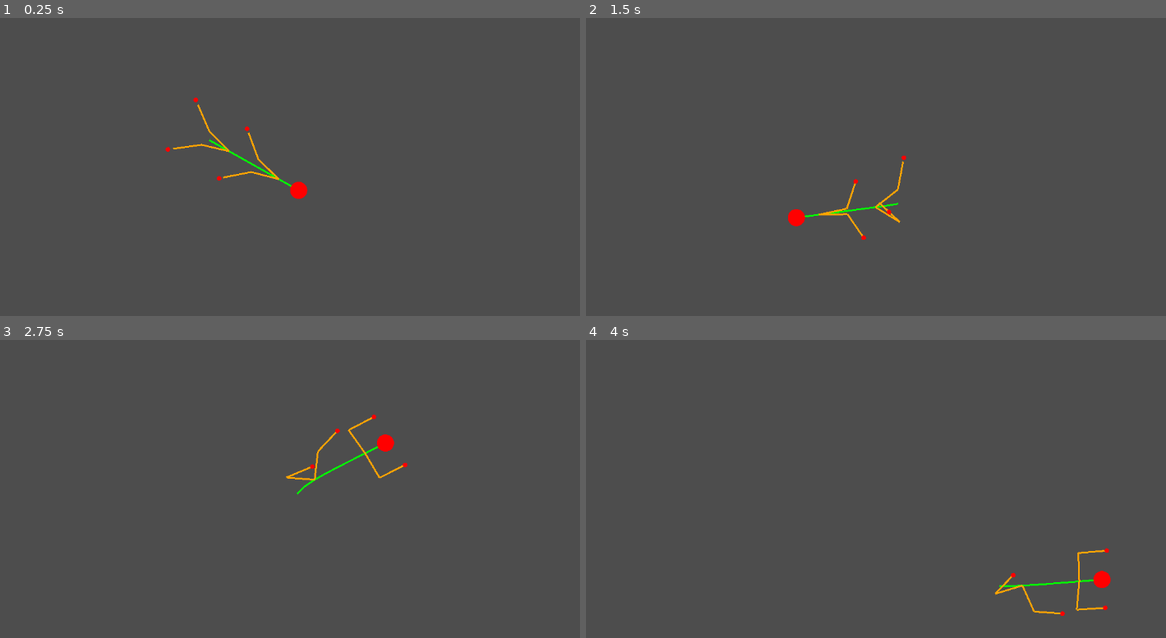
Above: before the commit, frames 1-4 (two rows, left to right).
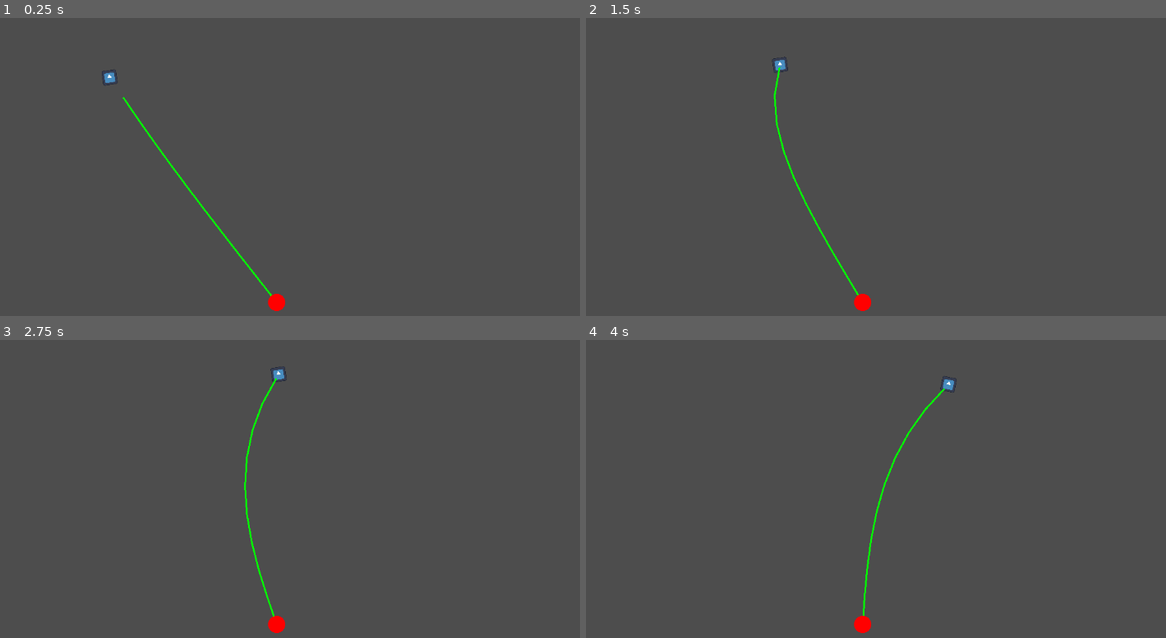
Above: after the commit, the same moments.

Repository: andypandy31/Procedual_Animation_Learning
Game: Godot game, scene res://main.tscn
The game is run twice, just before and just after one commit, with the same random seed, the same clock (stepped at 60 frames per second) and the same inputs. The engine's default icon, where the game draws it, is replaced by a stand-in: a white triangle on a blue panel in a dark square.
Inputs (mouse positions are in pixels of both pictures, inside the frame that each line leads up to):
- Up to frame 1 (0.25 s): no input
- Up to frame 2 (1.5 s): move the mouse to (1050, 184) at 0.52 s; move the mouse to (777, 220) at 1.27 s
- Up to frame 3 (2.75 s): move the mouse to (382, 444) at 2.02 s
- Up to frame 4 (4 s): move the mouse to (876, 599) at 2.77 s; move the mouse to (1102, 578) at 3.52 s

The runs differ from the first frame. In frame 1, 1.1% of the frame differs, in the area x 17-53%, y 17-99%; in frame 2, 1.1%; in frame 3, 1.1%; in frame 4, 1.1%.

Commit message:
Attempt_self_one_complete

Diff:
--- a/main.tscn
+++ b/main.tscn
@@ -1,7 +1,10 @@
-[gd_scene load_steps=2 format=3 uid="uid://rnyilkdff7y"]
+[gd_scene load_steps=3 format=3 uid="uid://rnyilkdff7y"]
 
-[ext_resource type="PackedScene" uid="uid://dqj36ulxnt8jl" path="res://snake.tscn" id="1_3tkyb"]
+[ext_resource type="PackedScene" uid="uid://bdn4elcc4b7aj" path="res://self_attempt_one/traget_path.tscn" id="1_l3r42"]
+[ext_resource type="PackedScene" uid="uid://ddaky32cvt5mn" path="res://self_attempt_one/IK_arm.tscn" id="2_wsiyg"]
 
 [node name="Main" type="Node2D"]
 
-[node name="Snake" parent="." instance=ExtResource("1_3tkyb")]
+[node name="Traget_Path" parent="." instance=ExtResource("1_l3r42")]
+
+[node name="IkArm" parent="." instance=ExtResource("2_wsiyg")]
--- /dev/null
+++ b/self_attempt_one/IK_arm.tscn
@@ -0,0 +1,6 @@
+[gd_scene load_steps=2 format=3 uid="uid://ddaky32cvt5mn"]
+
+[ext_resource type="Script" path="res://self_attempt_one/ik_arm.gd" id="1_25nt2"]
+
+[node name="IkArm" type="Node2D"]
+script = ExtResource("1_25nt2")
--- /dev/null
+++ b/self_attempt_one/ik_arm.gd
@@ -0,0 +1,57 @@
+extends Node2D
+
+@export var number_joints : int = 10
+@export var joint_length : int = 50
+@export var root : Vector2 = Vector2(500,500)
+@export var holder : int
+@export var head_follow_speed : int = 5
+
+@onready var target := get_node_or_null("../Traget_Path/Target_PathFollow") as PathFollow2D
+
+var joints : Array[Vector2] = []
+
+
+# Called when the node enters the scene tree for the first time.
+func _ready() -> void:
+	joint_creation()
+
+func joint_creation():
+	joints.clear()
+	for i in range(number_joints):
+		joints.append(root)
+
+# Called every frame. 'delta' is the elapsed time since the previous frame.
+func _process(delta: float) -> void:
+	#test_update(get_global_mouse_position(), delta)
+	update_joints(joints, target.global_position)
+	queue_redraw()
+
+
+func test_update(target: Vector2, delta: float):
+	joints[0] = joints[0].lerp(target, head_follow_speed * delta)
+
+	for i in range(1, joints.size()):
+		var dir := (joints[i] - joints[i - 1]).normalized()
+		joints[i] = joints[i - 1] + dir * joint_length
+
+func update_joints(joints: Array[Vector2], target: Vector2,):
+	var count := joints.size()
+
+	# Forward pass (end effector -> root)
+	joints[count - 1] = target
+	for i in range(count - 2, -1, -1):
+		var dir := (joints[i] - joints[i + 1]).normalized()
+		joints[i] = joints[i + 1] + dir * joint_length
+
+	# Backward pass (root -> end effector)
+	joints[0] = root
+	for i in range(1, count):
+		var dir := (joints[i] - joints[i - 1]).normalized()
+		joints[i] = joints[i - 1] + dir * joint_length
+
+func _draw():
+	# Draw spine
+	for i in range(joints.size() - 1):
+		draw_line(joints[i], joints[i + 1], Color.GREEN, 3)
+
+	draw_circle(joints[0], 15, Color.RED)
--- /dev/null
+++ b/self_attempt_one/target_path_follow.gd
@@ -0,0 +1,11 @@
+extends PathFollow2D
+
+
+# Called when the node enters the scene tree for the first time.
+func _ready() -> void:
+	pass # Replace with function body.
+
+
+# Called every frame. 'delta' is the elapsed time since the previous frame.
+func _process(delta: float) -> void:
+	progress += 2
--- /dev/null
+++ b/self_attempt_one/traget_path.tscn
@@ -0,0 +1,23 @@
+[gd_scene load_steps=4 format=3 uid="uid://bdn4elcc4b7aj"]
+
+[ext_resource type="Script" path="res://self_attempt_one/target_path_follow.gd" id="1_pjojv"]
+[ext_resource type="Texture2D" uid="uid://jc7sgyfs2ax8" path="res://icon.svg" id="2_o0mky"]
+
+[sub_resource type="Curve2D" id="Curve2D_i6ry8"]
+_data = {
+"points": PackedVector2Array(0, 0, 0, 0, 177, 109, 0, 0, 0, 0, 540, 55, 0, 0, 0, 0, 877, 125, 0, 0, 0, 0, 1014, 392, 0, 0, 0, 0, 772, 224, 0, 0, 0, 0, 581, 342, 0, 0, 0, 0, 585, 509, 0, 0, 0, 0, 228, 446, 0, 0, 0, 0, 94, 226, 0, 0, 0, 0, 177, 109)
+}
+point_count = 10
+
+[node name="Traget_Path" type="Path2D"]
+curve = SubResource("Curve2D_i6ry8")
+
+[node name="Target_PathFollow" type="PathFollow2D" parent="."]
+unique_name_in_owner = true
+position = Vector2(177, 109)
+rotation = -0.147677
+script = ExtResource("1_pjojv")
+
+[node name="Sprite2D" type="Sprite2D" parent="Target_PathFollow"]
+scale = Vector2(0.2, 0.2)
+texture = ExtResource("2_o0mky")
--- a/snake.gd
+++ b/test_bed_versions/snake.gd
@@ -1,12 +1,12 @@
 extends Node2D
 
-@export var spine_segment_count := 10
+@export var spine_segment_count := 15
 @export var spine_segment_length := 20.0
 
 @export var arm_segment_count := 3
-@export var arm_segment_length := 50
+@export var arm_segment_length := 20
 
-@export var arm_max_distance := 140.0
+@export var arm_max_distance := 100.0
 @export var head_follow_speed := 10.0
 
 const gait_period : float = 0.8
@@ -49,11 +49,12 @@
 func init_arms():
 	arms.clear()
 
-	arms.append(create_arm(2, -2.8, -3.5, 0)) # Front left
-	arms.append(create_arm(2, 2.8, -3.5, 0.5)) # Front right
-	arms.append(create_arm(7, 2.8, -3.5, 0.5)) # Back left
-	arms.append(create_arm(7, -2.8, -3.5, 0)) # Back right
-
+	arms.append(create_arm(2, -2, -1.5, 0)) # Front left
+	arms.append(create_arm(2, 2, -1.5, 0.5)) # Front right
+	arms.append(create_arm(7, 2, -1.5, 0.5)) # Back left
+	arms.append(create_arm(7, -2, -1.5, 0)) # Back right
+	arms.append(create_arm(13, 2, -1.5, 0.5)) # Back left
+	arms.append(create_arm(13, -2, -1.5, 0)) # Back right
 
 func create_arm(root_index: int, side: int, forward: float, phase : float) -> Arm:
 	var arm := Arm.new()
@@ -109,7 +110,7 @@
 	if arm.step_time < 1.0:
 		arm.step_time += delta * 7
 		arm.step_time = min(arm.step_time, 1.0)
-		arm.desired = arm.step_start.lerp(arm.step_target, arm.step_time)
+		arm.desired = arm.step_start.lerp(arm.step_target, arm.step_time * 1.2)
 
 func get_spine_direction(index: int) -> Vector2:
 	if index == 0:
@@ -124,7 +125,6 @@
 		spine[i] = spine[i - 1] + dir * spine_segment_length
 
 func update_arm_target(arm: Arm):
-	draw_circle(arm.desired, 4, Color.RED)
 	var root_pos = spine[arm.root_index]
 
 	var spine_dir := get_spine_direction(arm.root_index)
--- a/snake.tscn
+++ b/test_bed_versions/snake.tscn
@@ -1,6 +1,6 @@
 [gd_scene load_steps=2 format=3 uid="uid://dqj36ulxnt8jl"]
 
-[ext_resource type="Script" path="res://snake.gd" id="1_fkoof"]
+[ext_resource type="Script" path="res://test_bed_versions/snake.gd" id="1_fkoof"]
 
 [node name="Snake" type="Node2D"]
 script = ExtResource("1_fkoof")
